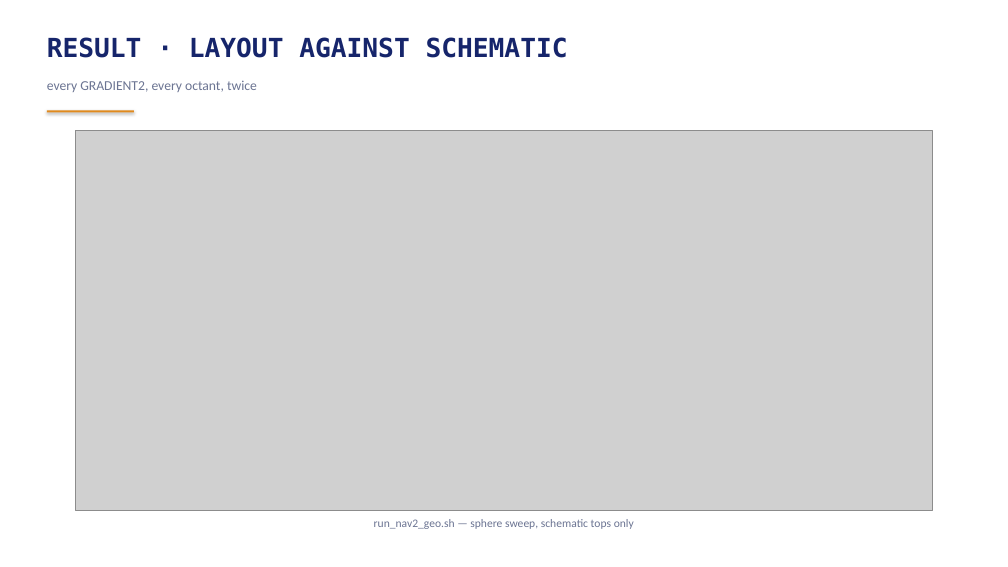
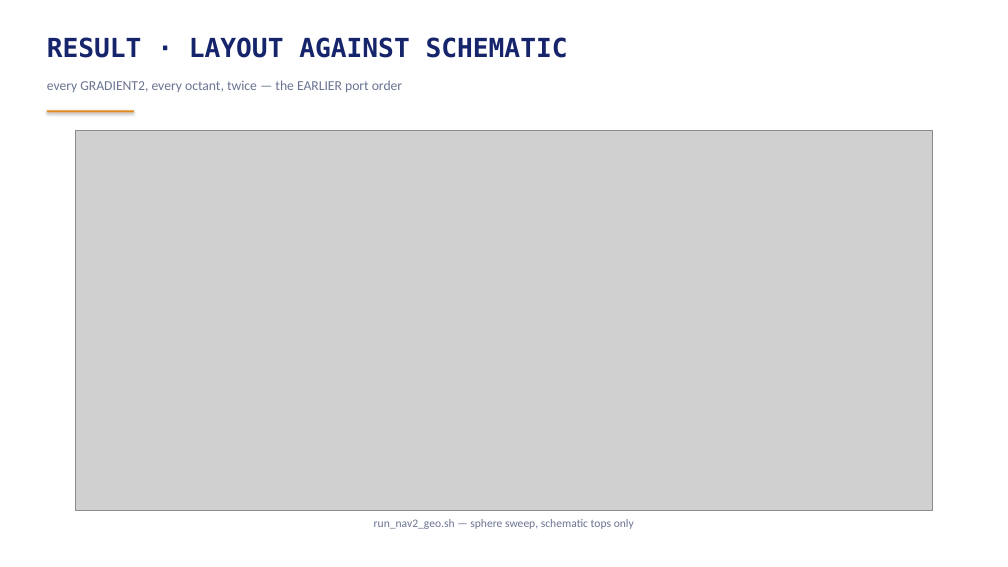
Before and after one commit to AnBuiUCI/sscs-2026-zotnetic, a slide deck: slide 65 of FINAL/reportes/reporte_zotnetic_EN.pptx. Drawn at 1008x567 pixels with LibreOffice and Linux fonts; fonts in the diff are those of the drawing; grey boxes stand for pictures. Boxes give left, top, right and bottom in pixels: in the first picture for what was removed or moved away, otherwise in the second. Text is boxed around its words. In the diff, an @@ line names an element or a change of style, - is before the commit and + after.

```diff
--- a/FINAL/reportes/reporte_zotnetic_EN.pptx
+++ b/FINAL/reportes/reporte_zotnetic_EN.pptx
@@ text at bbox=[47, 80, 402, 92]: text changed @@
-every GRADIENT2, every octant, twice
+every GRADIENT2, every octant, twice — the EARLIER port order
```
Also in this commit, not shown: 6 other slides changed, 10 other files.
